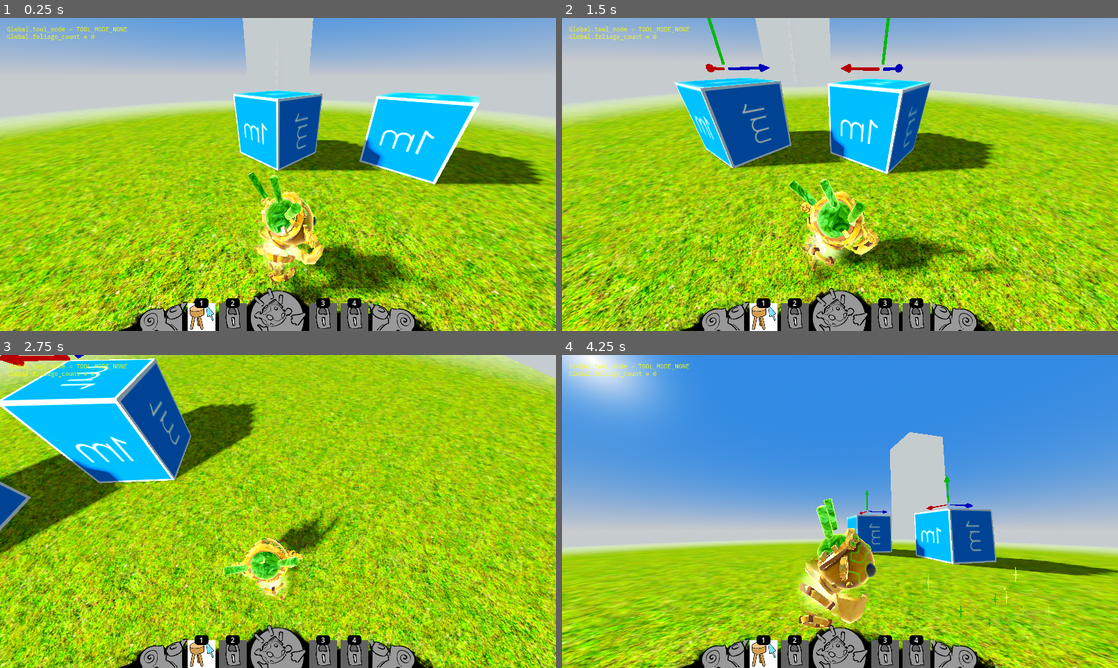
Above: before the commit, frames 1-4 (two rows, left to right).
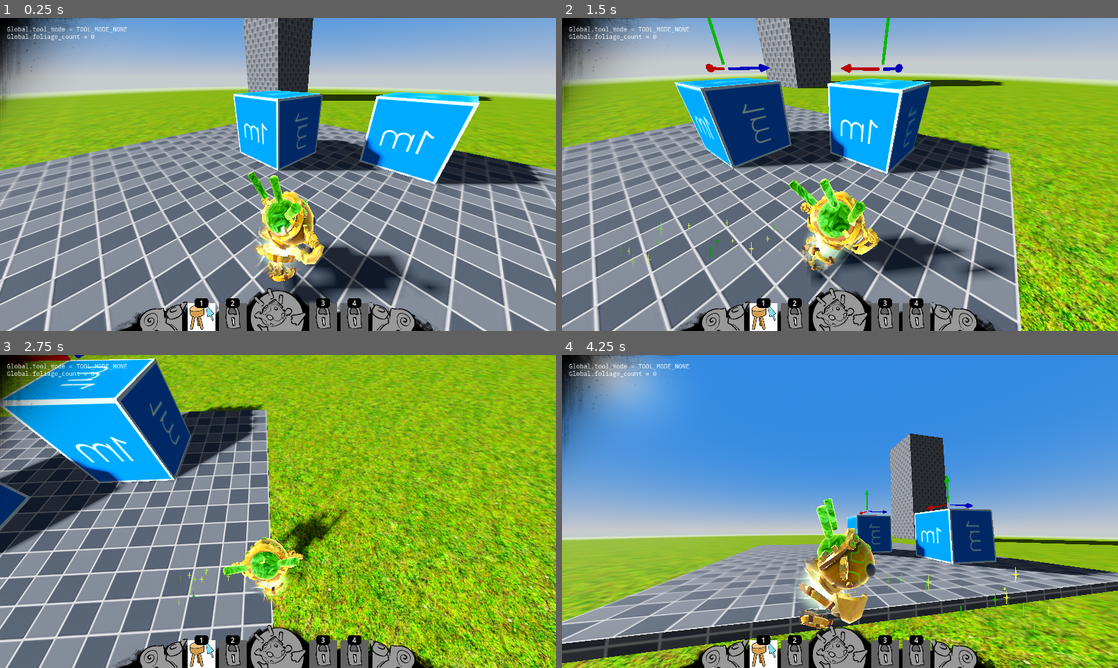
Above: after the commit, the same moments.

Repository: slyllama/jade-spring
Game: Godot game, scene res://maps/seitung/seitung.tscn
Same seed, same stepped clock (60 frames per second), same inputs: the game is played once before the commit and once after it.
Inputs (mouse positions are in pixels of both pictures, inside the frame that each line leads up to):
- Up to frame 1 (0.25 s): no input
- Up to frame 2 (1.5 s): tap Enter (ui_accept) at 0.5, 0.77 s; move the mouse to (962, 158) at 0.52 s; hold D (move_right) 0.53-1.25 s; click (962, 158) at 0.6 s; drag from (728, 190) to (812, 237) at 1.27 s
- Up to frame 3 (2.75 s): move the mouse to (333, 442) at 2.02 s; hold D (move_right) from 2.03 s (still down); tap Mouse wheel down (zoom_out) at 2.1 s
- Up to frame 4 (4.25 s): release D (move_right) at 2.75 s; drag from (812, 574) to (673, 464) at 2.77 s; move the mouse to (1006, 558) at 3.52 s; hold A (move_left) from 3.53 s (still down); tap Mouse wheel up (zoom_in) at 3.6 s; tap Enter (ui_accept) at 3.77 s

The runs differ from the first frame. In frame 1, 67% of the frame differs, in the area x 0-100%, y 0-100%; in frame 2, 70%; in frame 3, 78%; in frame 4, 39%.

Commit message:
Environment tweaks

Diff:
--- a/lib/hud/hud.tscn
+++ b/lib/hud/hud.tscn
@@ -9,8 +9,6 @@
 script = ExtResource("1_ryxhn")
 
 [node name="Vignette" type="Control" parent="."]
-visible = false
-modulate = Color(1, 1, 1, 0.705882)
 layout_mode = 3
 anchors_preset = 15
 anchor_right = 1.0
@@ -26,48 +24,7 @@
 texture = ExtResource("1_8jsj4")
 expand_mode = 1
 
-[node name="CornerNE" type="TextureRect" parent="Vignette"]
-layout_mode = 1
-anchors_preset = 1
-anchor_left = 1.0
-anchor_right = 1.0
-offset_left = -400.0
-offset_bottom = 500.0
-grow_horizontal = 0
-texture = ExtResource("1_8jsj4")
-expand_mode = 1
-flip_h = true
-
-[node name="CornerSE" type="TextureRect" parent="Vignette"]
-layout_mode = 1
-anchors_preset = 3
-anchor_left = 1.0
-anchor_top = 1.0
-anchor_right = 1.0
-anchor_bottom = 1.0
-offset_left = -400.0
-offset_top = -500.0
-grow_horizontal = 0
-grow_vertical = 0
-texture = ExtResource("1_8jsj4")
-expand_mode = 1
-flip_h = true
-flip_v = true
-
-[node name="CornerSW" type="TextureRect" parent="Vignette"]
-layout_mode = 1
-anchors_preset = 2
-anchor_top = 1.0
-anchor_bottom = 1.0
-offset_top = -500.0
-offset_right = 400.0
-grow_vertical = 0
-texture = ExtResource("1_8jsj4")
-expand_mode = 1
-flip_v = true
-
 [node name="Debug" type="RichTextLabel" parent="."]
-modulate = Color(1, 1, 0, 1)
 offset_left = 16.0
 offset_top = 16.0
 offset_right = 616.0
--- a/maps/seitung/mat_grass.tres
+++ b/maps/seitung/mat_grass.tres
@@ -1,7 +1,8 @@
-[gd_resource type="ShaderMaterial" load_steps=6 format=3 uid="uid://c6qtw46vrdldo"]
+[gd_resource type="ShaderMaterial" load_steps=7 format=3 uid="uid://c6qtw46vrdldo"]
 
 [ext_resource type="Shader" path="res://maps/seitung/materials/shaders/shader_grass.gdshader" id="1_ng8hm"]
 [ext_resource type="Texture2D" uid="uid://cejwijfwr6xsg" path="res://maps/seitung/materials/textures/grass_diff.jpg" id="2_2s1io"]
+[ext_resource type="Texture2D" uid="uid://cuw5jbeuqm6uo" path="res://maps/seitung/materials/textures/grass_norm.jpg" id="2_5a6nf"]
 
 [sub_resource type="Gradient" id="Gradient_qv4sk"]
 
@@ -15,6 +16,7 @@
 [resource]
 render_priority = 0
 shader = ExtResource("1_ng8hm")
-shader_parameter/uv_scale = 15.0
+shader_parameter/uv_scale = 48.0
 shader_parameter/grass_texture = ExtResource("2_2s1io")
+shader_parameter/grass_normal_texture = ExtResource("2_5a6nf")
 shader_parameter/blend_noise_texture = SubResource("NoiseTexture2D_x871w")
--- a/maps/seitung/materials/shaders/shader_grass.gdshader
+++ b/maps/seitung/materials/shaders/shader_grass.gdshader
@@ -2,6 +2,7 @@
 
 uniform float uv_scale = 18.0;
 uniform sampler2D grass_texture: source_color, filter_linear_mipmap, repeat_enable;
+uniform sampler2D grass_normal_texture: filter_linear_mipmap, repeat_enable;
 uniform sampler2D blend_noise_texture: filter_linear_mipmap, repeat_enable, hint_default_black;
 
 vec2 rotate_uv(vec2 uv, vec2 pivot, float rotation) {
@@ -16,9 +17,16 @@
 
 void fragment() {
 	float blend_noise = texture(blend_noise_texture, UV).r;
+
 	vec3 grass_1 = texture(grass_texture, UV * uv_scale).rgb;
-	vec3 grass_2 = texture(grass_texture, rotate_uv(UV, vec2(0.5), PI / 2.0) * uv_scale * 0.75).rgb;
+	vec3 grass_2 = texture(grass_texture,
+		rotate_uv(UV, vec2(0.5), PI / 2.0) * uv_scale * 0.75).rgb;
+	vec3 grass_n1 = texture(grass_normal_texture, UV * uv_scale).rgb;
+	vec3 grass_n2 = texture(grass_normal_texture,
+		rotate_uv(UV, vec2(0.5), PI / 2.0) * uv_scale * 0.75).rgb;
 
 	ALBEDO = mix(grass_1, grass_2, blend_noise);
-	SPECULAR = 0.0;
+	NORMAL_MAP = mix(grass_n1, grass_n2, blend_noise);
+	NORMAL_MAP_DEPTH = 0.3;
+	SPECULAR = 0.2;
 }
--- a/maps/seitung/seitung.tscn
+++ b/maps/seitung/seitung.tscn
@@ -20,25 +20,25 @@
 background_mode = 2
 sky = SubResource("Sky_1mh13")
 ambient_light_source = 2
-ambient_light_color = Color(0.5, 0.5, 0.5, 1)
+ambient_light_color = Color(0.35, 0.35, 0.35, 1)
 tonemap_mode = 2
 fog_enabled = true
 fog_mode = 1
 fog_light_color = Color(0.641775, 0.668034, 0.678301, 1)
 fog_density = 1.0
 fog_sky_affect = 0.0
-fog_depth_begin = 7.0
-fog_depth_end = 12.0
+fog_depth_begin = 20.0
+fog_depth_end = 30.0
 adjustment_enabled = true
 adjustment_saturation = 1.2
 
 [sub_resource type="QuadMesh" id="QuadMesh_kfp6d"]
 material = ExtResource("5_i00gp")
-size = Vector2(20, 20)
+size = Vector2(80, 80)
 orientation = 1
 
 [sub_resource type="BoxShape3D" id="BoxShape3D_bvguu"]
-size = Vector3(20, 0.1, 20)
+size = Vector3(80, 0.1, 80)
 
 [node name="Playground" type="Node3D"]
 script = ExtResource("1_uenug")
@@ -51,7 +51,7 @@
 shadow_enabled = true
 
 [node name="TestBox" type="CSGBox3D" parent="."]
-transform = Transform3D(1, 0, 0, 0, 1, 0, 0, 0, 1, -8, 4, -8)
+transform = Transform3D(1, 0, 0, 0, 1, 0, 0, 0, 1, -8, 3.9, -8)
 size = Vector3(3, 8, 3)
 material = ExtResource("2_vyc52")
 
@@ -63,6 +63,7 @@
 [node name="Floor" type="StaticBody3D" parent="."]
 
 [node name="Mesh" type="MeshInstance3D" parent="Floor"]
+transform = Transform3D(1, 0, 0, 0, 1, 0, 0, 0, 1, 0, -0.1, 0)
 mesh = SubResource("QuadMesh_kfp6d")
 skeleton = NodePath("../..")
 
@@ -75,3 +76,8 @@
 
 [node name="Decoration2" parent="." instance=ExtResource("5_0gh7v")]
 transform = Transform3D(1, 0, 0, 0, 1, 0, 0, 0, 1, 1.23, 0.5, -1.701)
+
+[node name="Base" type="CSGBox3D" parent="."]
+transform = Transform3D(1, 0, 0, 0, 1, 0, 0, 0, 1, 0, -0.05, 0)
+size = Vector3(6, 0.1, 6)
+material = ExtResource("2_vyc52")
Binary file added: maps/seitung/materials/textures/grass_norm.jpg
Not shown, added: maps/seitung/materials/textures/grass_norm.jpg.import
